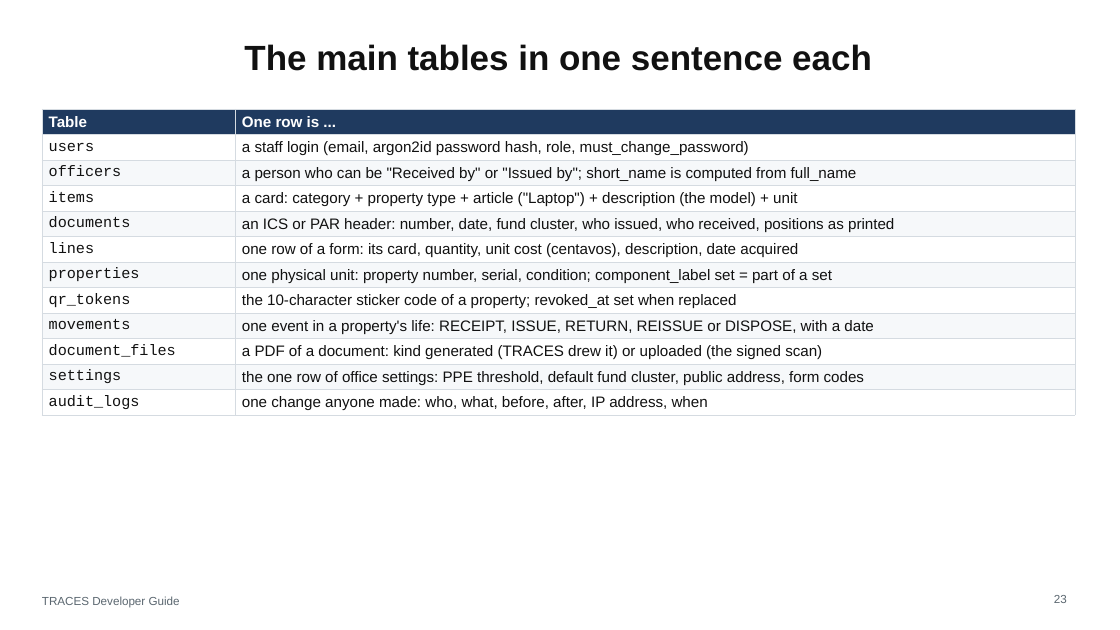
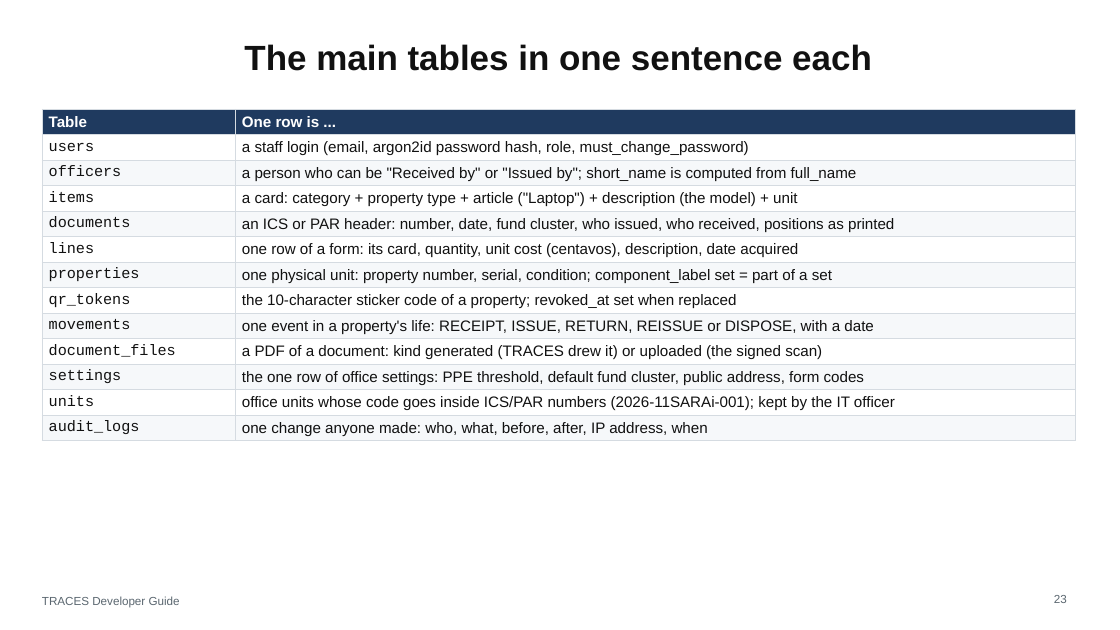
Before and after one commit to joww-seph/traces, a slide deck: slide 23 of docs/TRACES-Developer-Guide.pptx. Drawn at 1120x630 pixels with LibreOffice and Linux fonts; fonts in the diff are those of the drawing. Boxes give left, top, right and bottom in pixels: in the first picture for what was removed or moved away, otherwise in the second. Text is boxed around its words. In the diff, an @@ line names an element or a change of style, - is before the commit and + after.

```diff
--- a/docs/TRACES-Developer-Guide.pptx
+++ b/docs/TRACES-Developer-Guide.pptx
@@ table at (x1=42, y1=109, x2=1075, y2=440) @@
+row 12: units | office units whose code goes inside ICS/PAR numbers (2026-11SARAi-001); kept by the IT officer
```
Also in this commit, not shown: 2 other slides changed, 44 other files.
